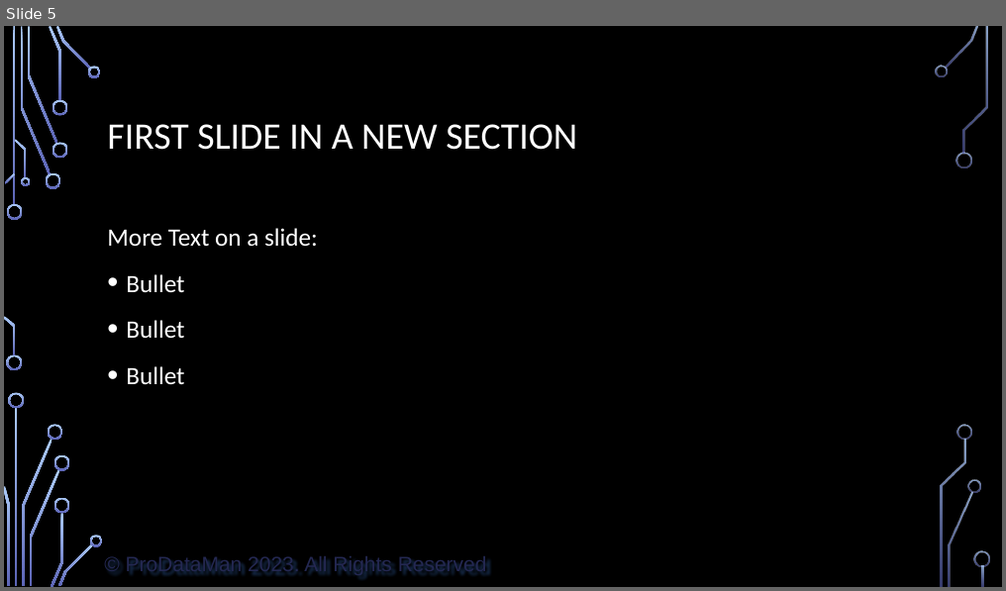
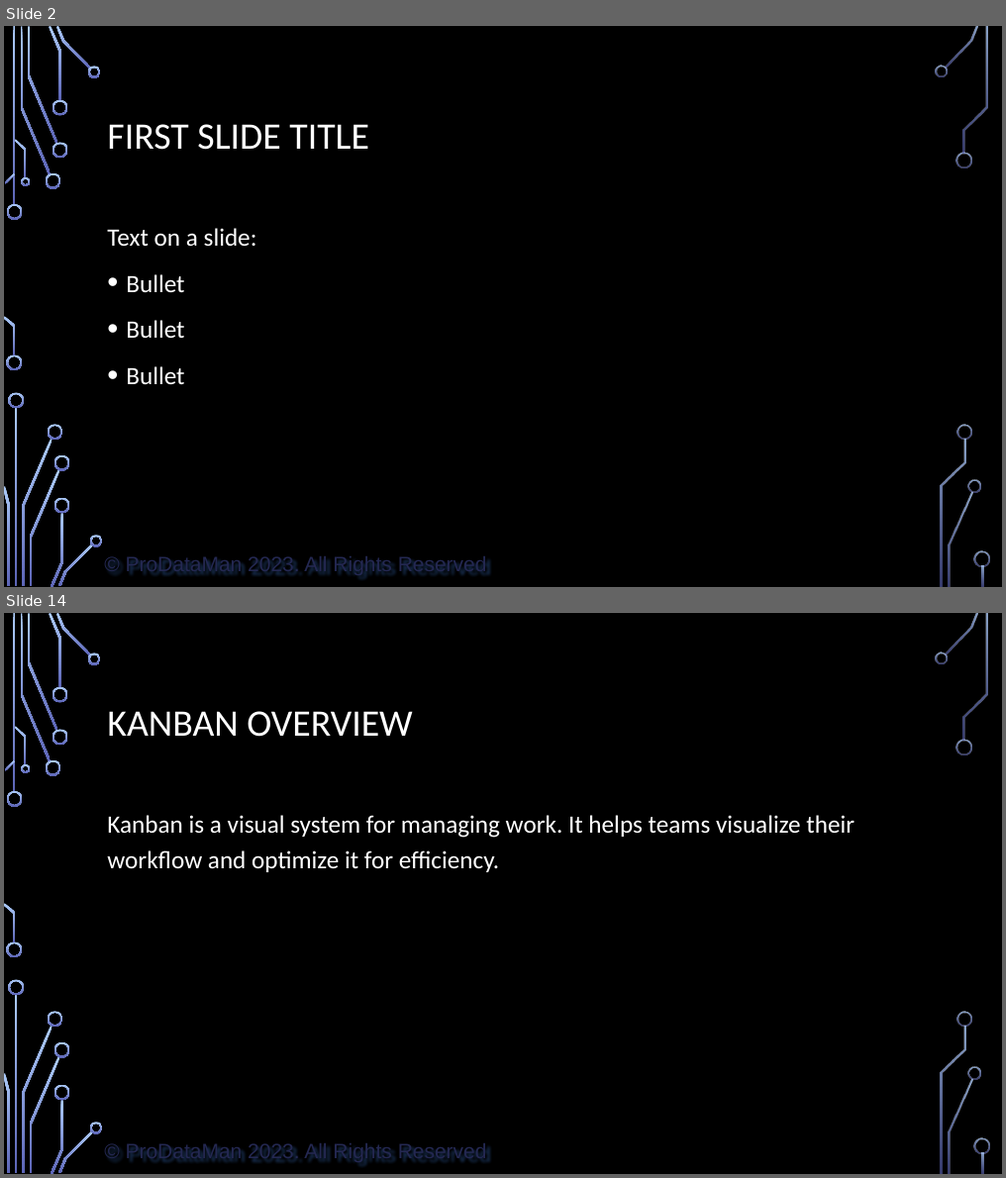
Before and after one commit to ProDataMan/Course-Outlines, a slide deck: Sample PowerPoint with Notes.pptx. Shown one above the other, each under a label of ours: slide 5 before the commit, slides 2 and 14 after it; the slides between them are not shown. The pictures are 1006x591 and 1006x1178 pixels, drawn with LibreOffice and Linux fonts; fonts in the diff are those of the drawing; background and template pictures are left out. Boxes give left, top, right and bottom in pixels: in the first picture for what was removed or moved away, otherwise in the second. Text is boxed around its words. In the diff, an @@ line names an element or a change of style, - is before the commit and + after.

```diff
--- a/Sample PowerPoint with Notes.pptx
+++ b/Sample PowerPoint with Notes.pptx
@@ slide 14 added at [4, 613, 1002, 1174], background picture (left out); not listed: 37 template elements that a slide beside it also shows @@
@@ title added at [107, 711, 413, 737], 27 pt, text #FFFFFF @@
+KANBAN OVERVIEW
@@ text added at [107, 815, 854, 872], 18 pt, text #FFFFFF @@
+Kanban is a visual system for managing work. It helps teams visualize their workflow and optimize it for efficiency.
@@ what was slide 5 is now slide 2 @@
@@ slide 2 changed as well @@
@@ title at [107, 124, 369, 150]: text changed @@
-FIRST SLIDE IN A NEW SECTION
+FIRST SLIDE TITLE
@@ text at [107, 228, 257, 247]: text changed @@
-More Text on a slide:
+Text on a slide:
```
Also in this commit, not shown: 20 other slides added, 4 slides removed, 3 other files.
